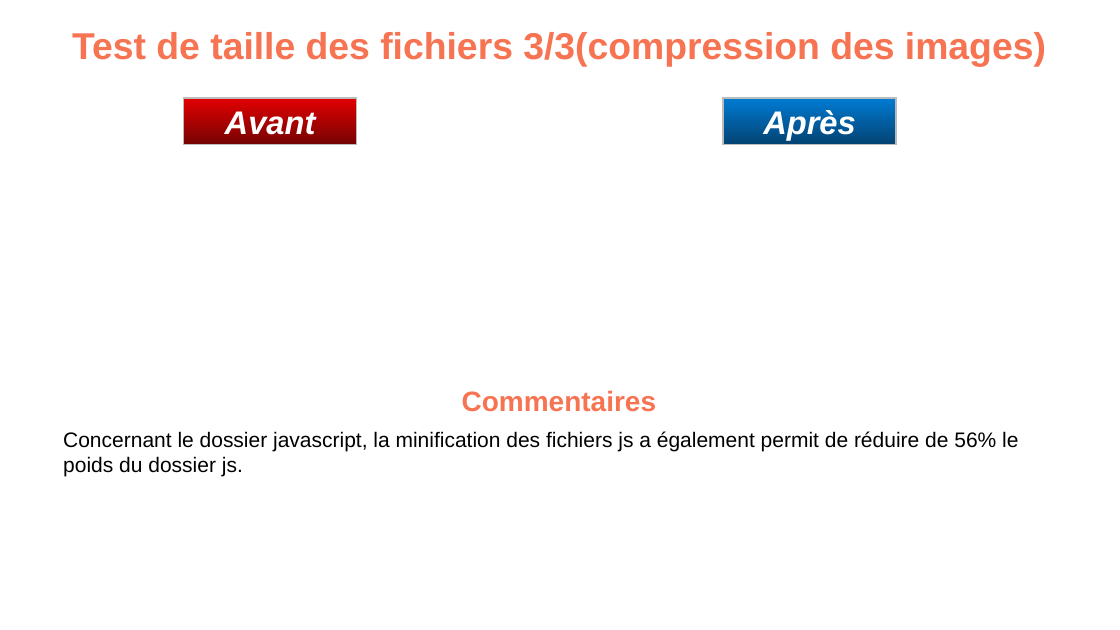
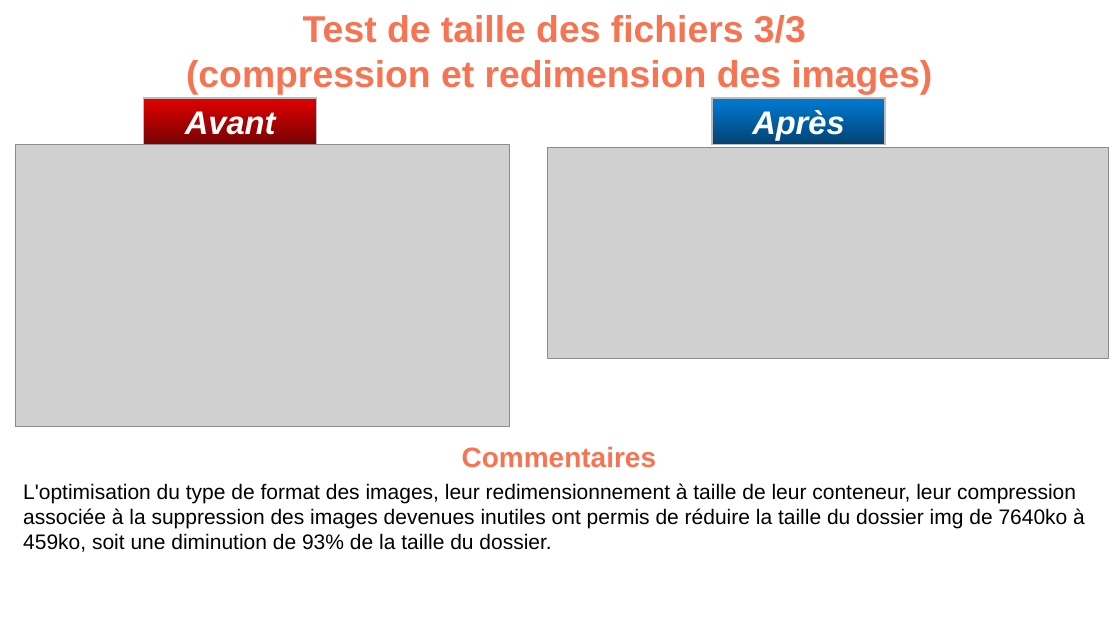
Before and after one commit to devi-dev/IsmahaneHAMOU_4_03062021-La-chouette-agence-, a slide deck: slide 6 of Analyse/P4_02_optimisation.pptx. Drawn at 1120x630 pixels with LibreOffice and Linux fonts; fonts in the diff are those of the drawing; grey boxes stand for pictures; background and template pictures are left out. Boxes give left, top, right and bottom in pixels: in the first picture for what was removed or moved away, otherwise in the second. Text is boxed around its words. In the diff, an @@ line names an element or a change of style, - is before the commit and + after.

Commit message:
version finale recommandations et optimisations

```diff
--- a/Analyse/P4_02_optimisation.pptx
+++ b/Analyse/P4_02_optimisation.pptx
@@ title at [186, 15, 932, 94]: text changed @@
-Test de taille des fichiers 3/3(compression des images)
+Test de taille des fichiers 3/3
+(compression et redimension des images)
@@ rectangle "Avant": place and size @@
-rectangle "Avant" at [183, 98, 356, 145]
+rectangle "Avant" at [144, 98, 317, 145]
@@ rectangle "Après": place and size @@
-rectangle "Après" at [723, 98, 897, 145]
+rectangle "Après" at [712, 98, 886, 145]
@@ picture added at [15, 145, 510, 428] @@
@@ picture added at [547, 147, 1109, 358] @@
@@ text "Commentaires": place and size @@
-text "Commentaires" at [462, 390, 656, 412]
+text "Commentaires" at [462, 446, 656, 468]
@@ text at [23, 483, 1085, 552]: text changed @@
-Concernant le dossier javascript, la minification des fichiers js a également permit de réduire de 56% le poids du dossier js.
+L'optimisation du type de format des images, leur redimensionnement à taille de leur conteneur, leur compression associée à la suppression des images devenues inutiles ont permis de réduire la taille du dossier img de 7640ko à 459ko, soit une diminution de 93% de la taille du dossier.
```
Also in this commit, not shown: 6 other slides changed, 6 other files.
